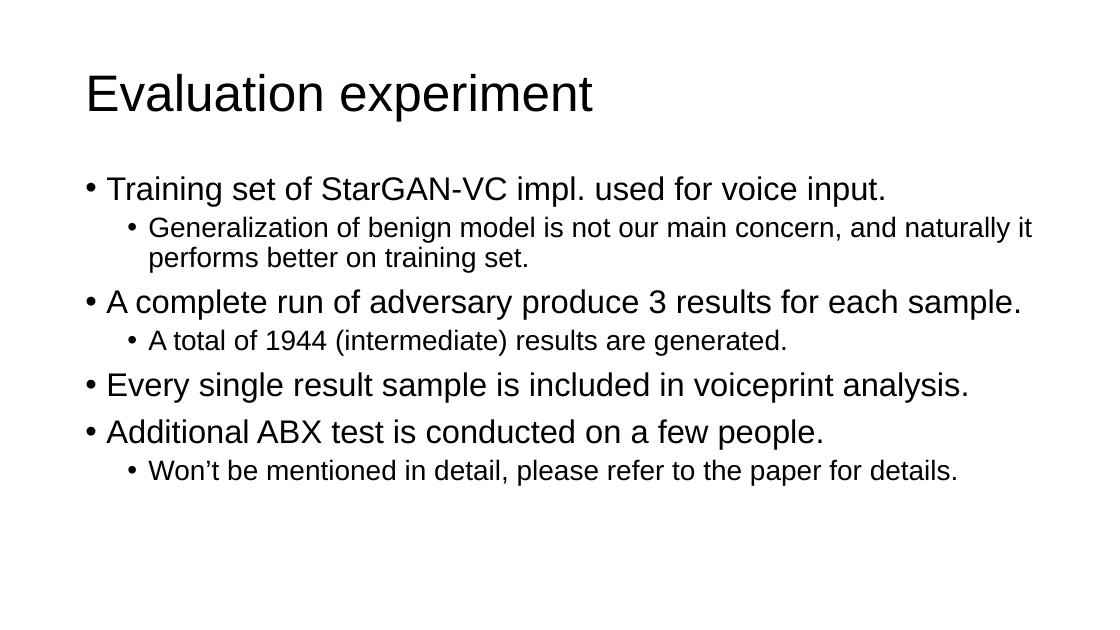
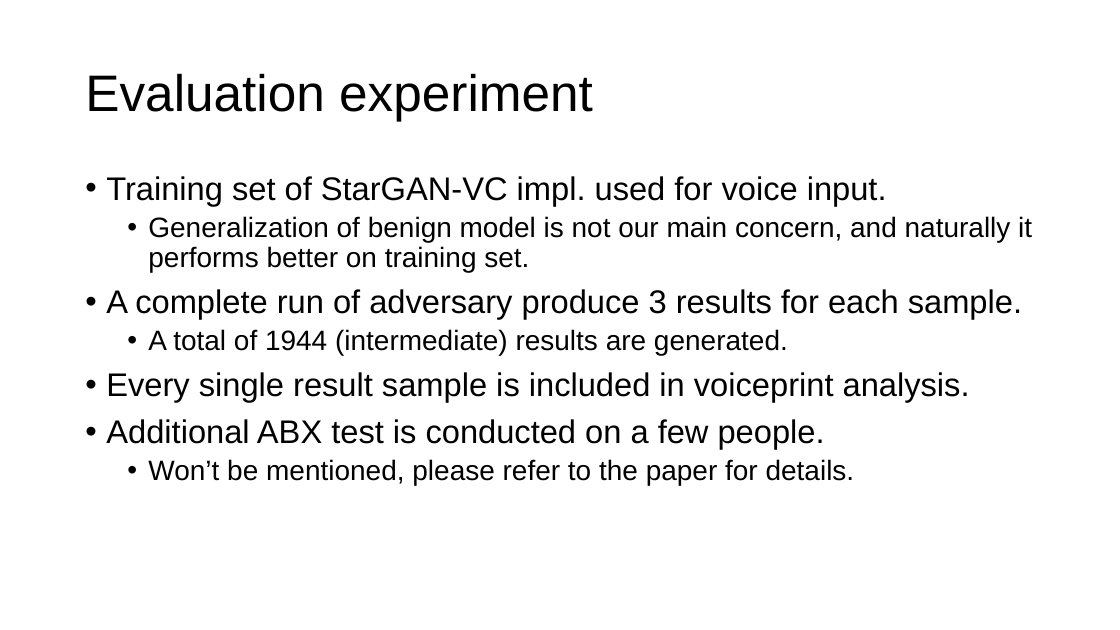
Before and after one commit to aurantiaco-sucus/sgvc_adv_conf, a slide deck: slide 15 of pres.pptx. Drawn at 1120x630 pixels with LibreOffice and Linux fonts; fonts in the diff are those of the drawing. Boxes give left, top, right and bottom in pixels: in the first picture for what was removed or moved away, otherwise in the second. Text is boxed around its words. In the diff, an @@ line names an element or a change of style, - is before the commit and + after.

```diff
--- a/pres.pptx
+++ b/pres.pptx
@@ text at (148, 459, 855, 485): text changed @@
-  • Won’t be mentioned in detail, please refer to the paper for details.
+  • Won’t be mentioned, please refer to the paper for details.
```
Also in this commit, not shown: 2 other slides changed, 1 slide removed, 1 other file.
